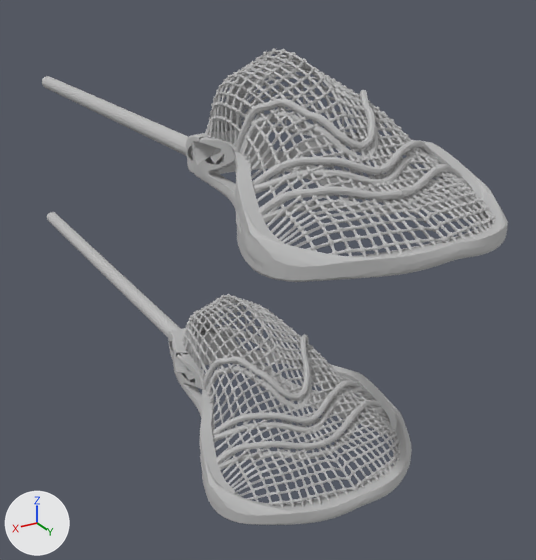
What one commit did to the FBX model Extinguish/Assets/Crosse/Crosse.fbx.
Rendered twice from a 50 mm lens placed at (0.481, 0.771, 0.61), pointed at (-0.141, -0.265, 0.092). The lights are fixed; the arrows at lower left show +X, +Y and +Z. Where no turn or scale is listed for an object, it has been applied to the vertices.

In view in the first picture: 'Lax_Stick:polySurface1', 'Lax_Stick:polySurface1.001'.
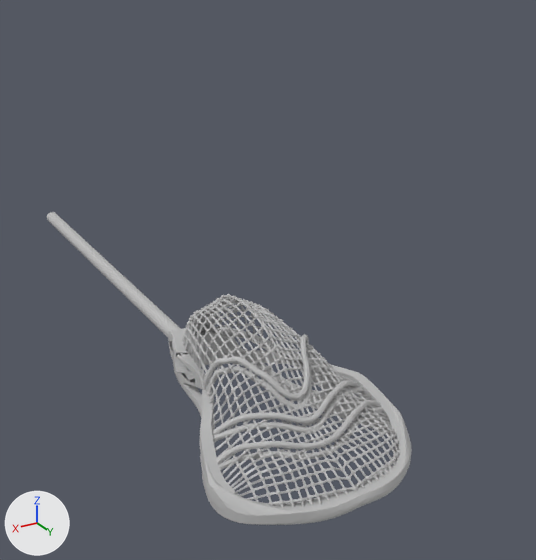
Changed parts and their boxes (x1, y1, x2, y2) in the pictures (536 x 560 px):
'Lax_Stick:polySurface1.001', deleted
    before: (42, 49, 508, 282)

The change, as a diff of the scene's bpy script:
```diff
--- a/Extinguish/Assets/Crosse/Crosse.fbx.py
+++ b/Extinguish/Assets/Crosse/Crosse.fbx.py
@@ ob_lax_stick_polysurface1_001 @@
-ob_lax_stick_polysurface1_001 = bpy.data.objects.new('Lax_Stick:polySurface1.001', me_untitled_002)
-ob_lax_stick_polysurface1_001.location = (0.0, 0.0, 0.366)
```
